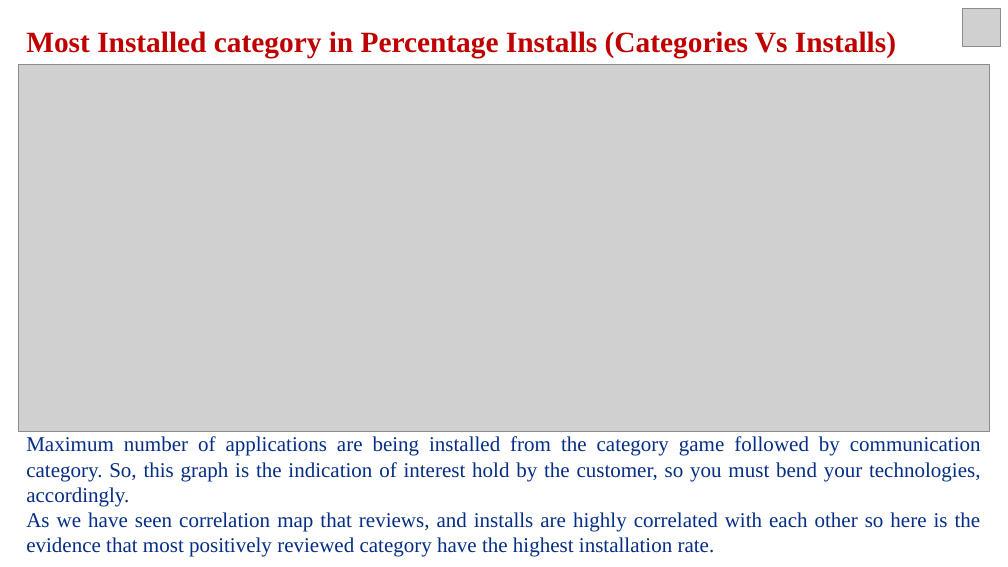
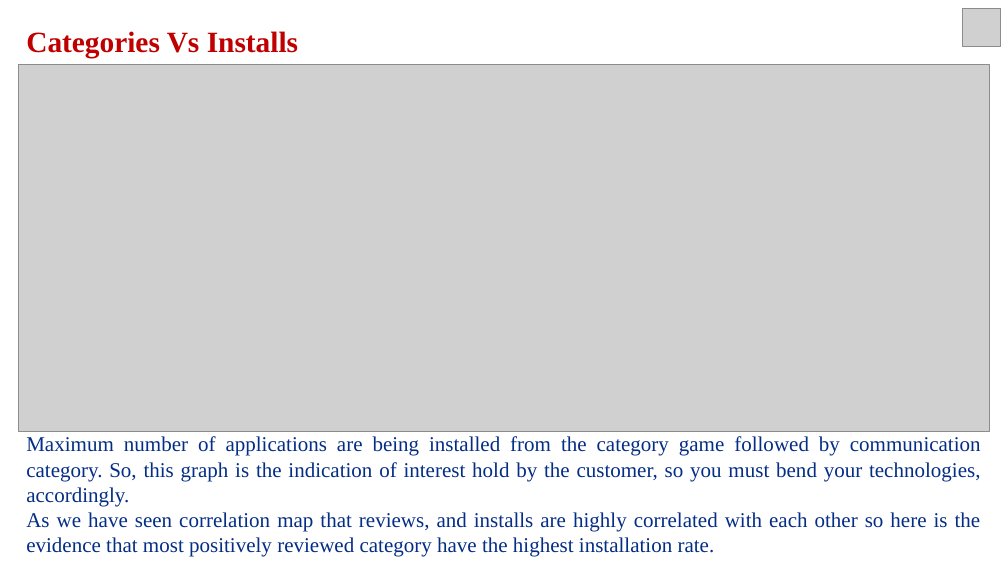
Before and after one commit to vivek16pawar/EDA-CAPSTONE, a slide deck: slide 11 of EDA_Presentation.pptx (slide 10 before the commit). Drawn at 1008x567 pixels with LibreOffice and Linux fonts; fonts in the diff are those of the drawing; grey boxes stand for pictures. Boxes give left, top, right and bottom in pixels: in the first picture for what was removed or moved away, otherwise in the second. Text is boxed around its words. In the diff, an @@ line names an element or a change of style, - is before the commit and + after.

```diff
--- a/EDA_Presentation.pptx
+++ b/EDA_Presentation.pptx
@@ text at bbox=[26, 31, 298, 58]: text changed @@
-Most Installed category in Percentage Installs (Categories Vs Installs)
+Categories Vs Installs
```
Also in this commit, not shown: 11 other slides changed, 1 slide added.
